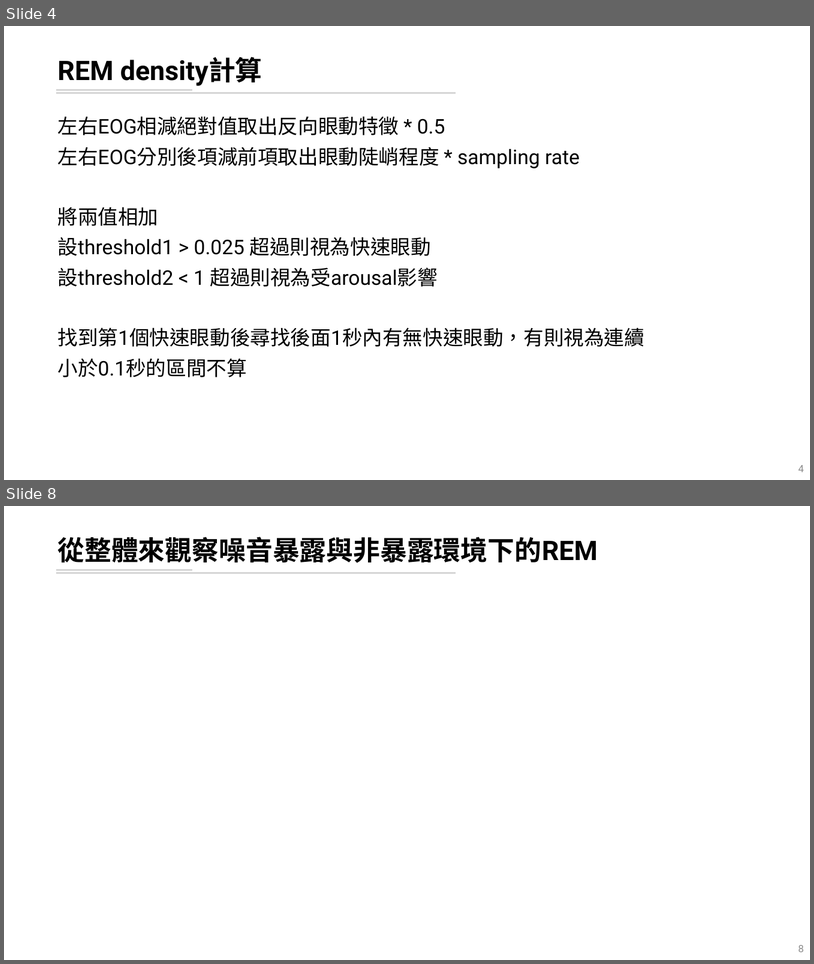
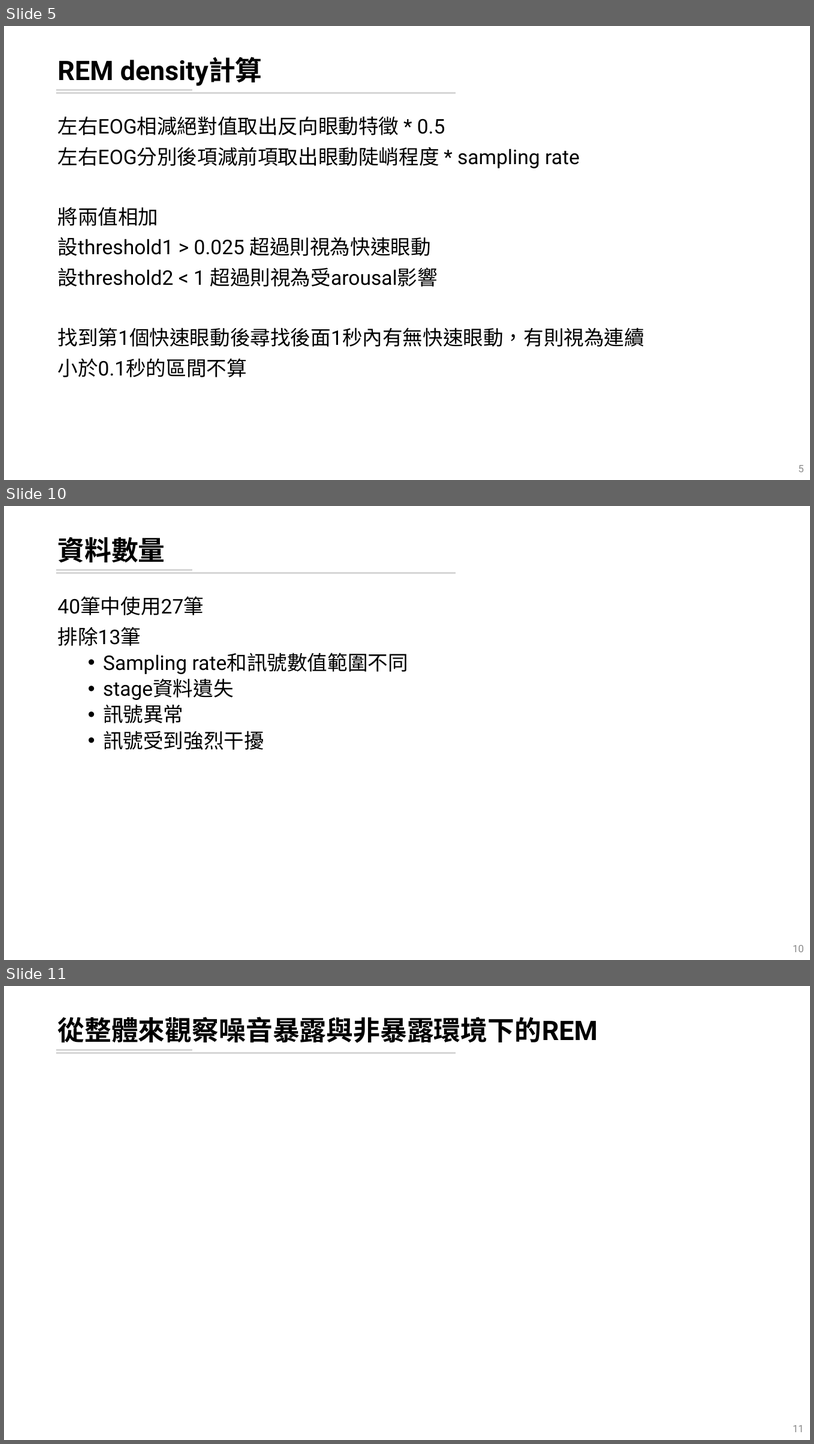
Before and after one commit to leooel97895750/REM_DataMining, a slide deck: 輪班工人暴露噪音下REM片斷化分析.pptx. Shown one above the other, each under a label of ours: slides 4 and 8 before the commit, slides 5, 10 and 11 after it; the slides between them are not shown. The pictures are 814x964 and 814x1444 pixels, drawn with LibreOffice and Linux fonts; fonts in the diff are those of the drawing. Boxes give left, top, right and bottom in pixels: in the first picture for what was removed or moved away, otherwise in the second. Text is boxed around its words. In the diff, an @@ line names an element or a change of style, - is before the commit and + after.

```diff
--- a/輪班工人暴露噪音下REM片斷化分析.pptx
+++ b/輪班工人暴露噪音下REM片斷化分析.pptx
@@ slide 10 added at [4,506,810,960], background #FFFFFF; not listed: 2 template elements that a slide beside it also shows @@
@@ title added at [57,537,165,562], 32 pt, text #000000, bold @@
+資料數量
@@ text added at [57,596,408,750], 24 pt, text #000000 @@
+40筆中使用27筆
+排除13筆
+  • Sampling rate和訊號數值範圍不同
+  • stage資料遺失
+  • 訊號異常
+  • 訊號受到強烈干擾
@@ page number added at [793,945,804,952], 12 pt, text #8C8C8C @@
+10
@@ what was slide 4 is now slide 5 @@
@@ page number at [798,465,804,472]: text changed @@
-4
+5
@@ what was slide 8 is now slide 11 @@
@@ page number at [793,1425,804,1432]: text changed @@
-8
+11
```
Also in this commit, not shown: 3 slides changed, 2 other slides added, 1 slide removed, 4 other files.
